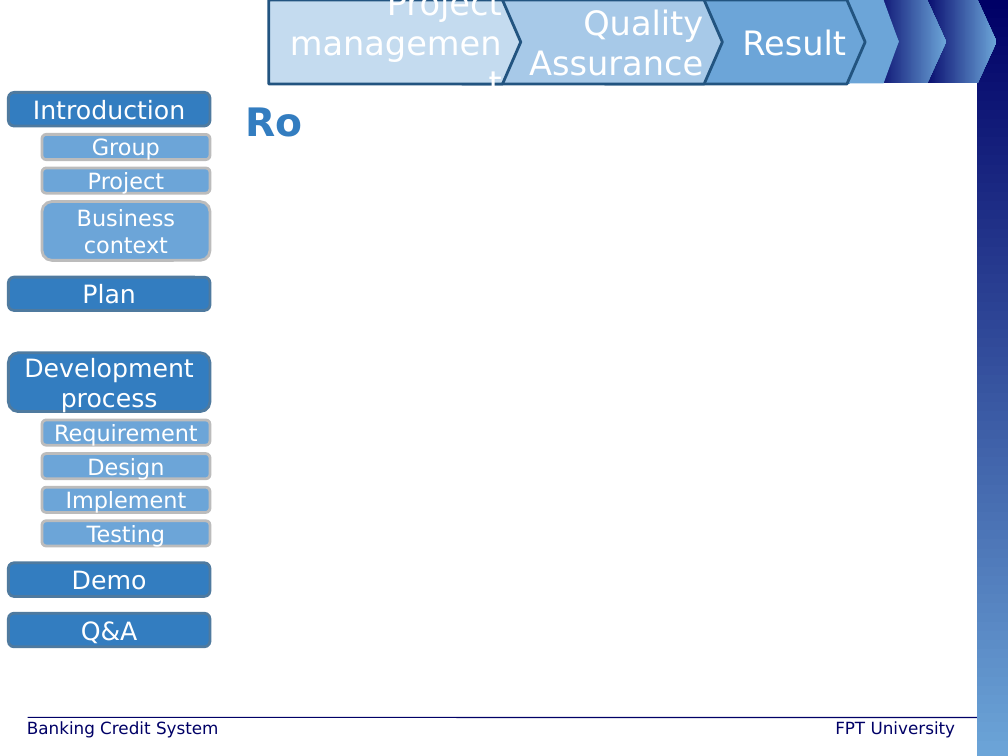
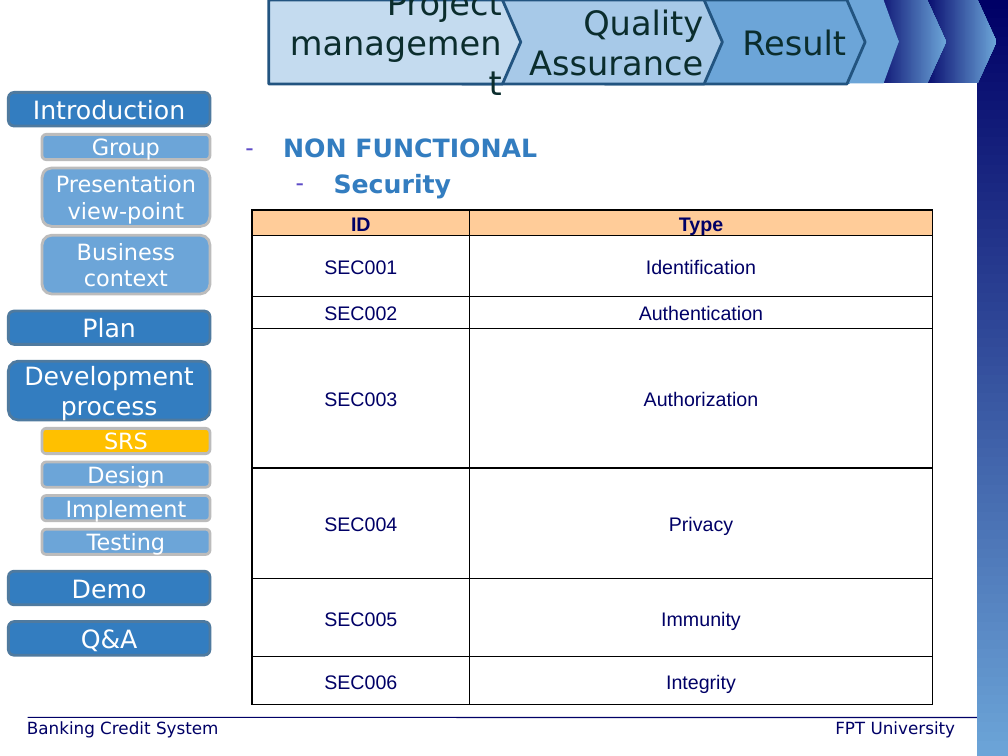
Before and after one commit to maily89/fbdm, a slide deck: slide 25 of Deliverables/FBD - slide.pptx (slide 10 before the commit). Drawn at 1008x756 pixels with LibreOffice and Linux fonts; fonts in the diff are those of the drawing; background and template pictures are left out. Boxes give left, top, right and bottom in pixels: in the first picture for what was removed or moved away, otherwise in the second. Text is boxed around its words. In the diff, an @@ line names an element or a change of style, - is before the commit and + after.

```diff
--- a/Deliverables/FBD - slide.pptx
+++ b/Deliverables/FBD - slide.pptx
@@ text colour #FFFFFF to #0C2D2E in 3 elements at (605,0,865,84), (462,0,722,84), (269,0,521,84) @@
@@ text at (283,138,537,199): text changed; size 28 to 18 pt @@
-Ro
+– NON FUNCTIONAL
+  – Security
@@ rounded rectangle removed at (42,168,211,194) @@
-Project
@@ rounded rectangle added at (42,168,211,227), fill #6CA5D8, outline #BDBDBD 2 pt, 16 pt, text #FFFFFF @@
+Presentation view-point
@@ rounded rectangle "Business context": place and size @@
-rounded rectangle "Business context" at (42,202,211,260)
+rounded rectangle "Business context" at (42,235,211,293)
@@ table added at (252,210,932,707), 7 rows, 2 columns @@
+ID | Type
+SEC001 | Identification
+SEC002 | Authentication
+SEC003 | Authorization
+SEC004 | Privacy
+SEC005 | Immunity
+SEC006 | Integrity
@@ rounded rectangle "Plan": place and size @@
-rounded rectangle "Plan" at (8,277,210,310)
+rounded rectangle "Plan" at (8,311,210,345)
@@ rounded rectangle removed at (42,420,211,446) @@
-Requirement
@@ rounded rectangle added at (42,428,211,454), fill #FFC000, outline #BDBDBD 2 pt, 16 pt, text #FFFFFF @@
+SRS
@@ 6 rounded rectangles: place and size @@
-6 rounded rectangles at (8,353,211,646)
+6 rounded rectangles at (8,361,211,655)
```
Also in this commit, not shown: 8 other slides changed, 38 slides added, 20 slides removed.
